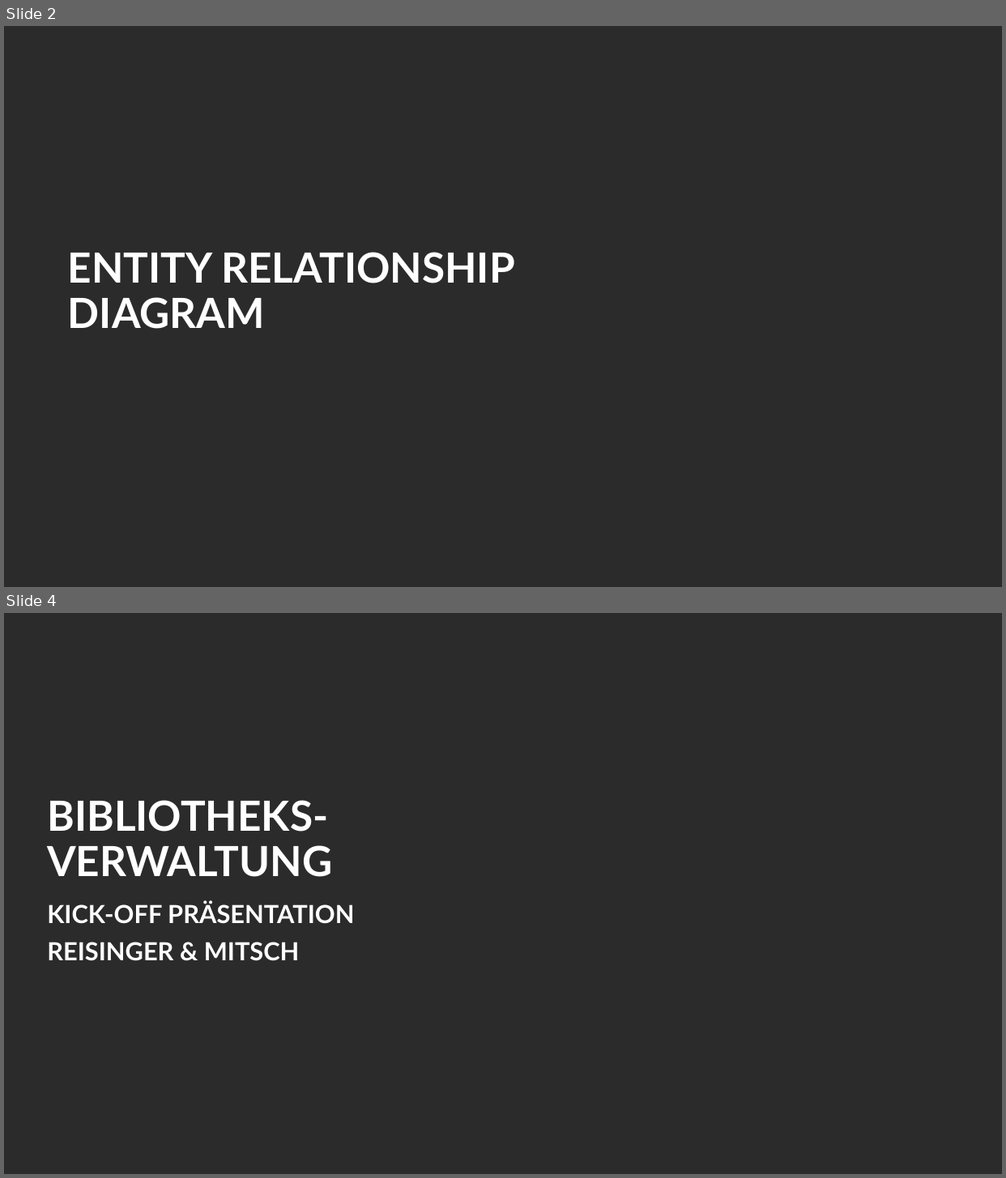
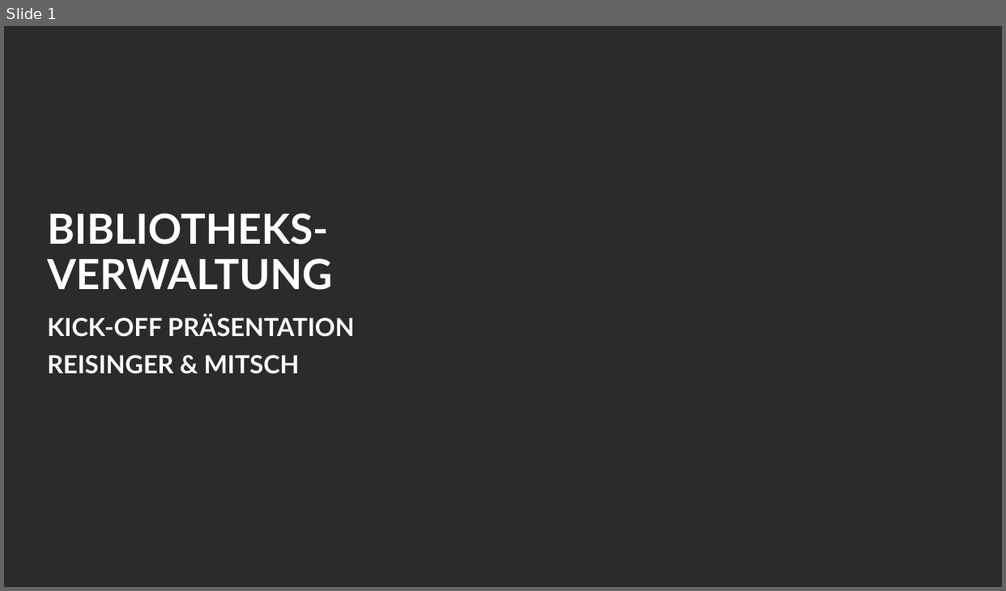
Before and after one commit to curarin/fh-sem2-db-project, a slide deck: requirements/pptx/2026-05-15-er-rm-reisinger-mitsch.pptx. Shown one above the other, each under a label of ours: slides 2 and 4 before the commit, slide 1 after it; the slides between them are not shown. The pictures are 1006x1178 and 1006x591 pixels, drawn with LibreOffice and Linux fonts; fonts in the diff are those of the drawing; background and template pictures are left out; a plain dark background stands for a picture behind light text. Boxes give left, top, right and bottom in pixels: in the first picture for what was removed or moved away, otherwise in the second. Text is boxed around its words. In the diff, an @@ line names an element or a change of style, - is before the commit and + after.

```diff
--- a/requirements/pptx/2026-05-15-er-rm-reisinger-mitsch.pptx
+++ b/requirements/pptx/2026-05-15-er-rm-reisinger-mitsch.pptx
@@ slide 2 removed at <box>4,26,1002,587</box>, background picture (left out) @@
@@ title removed at <box>68,252,515,329</box> @@
-ENTITY RELATIONSHIP DIAGRAM
@@ what was slide 4 is now slide 1 @@
```
Also in this commit, not shown: 2 other slides removed.
